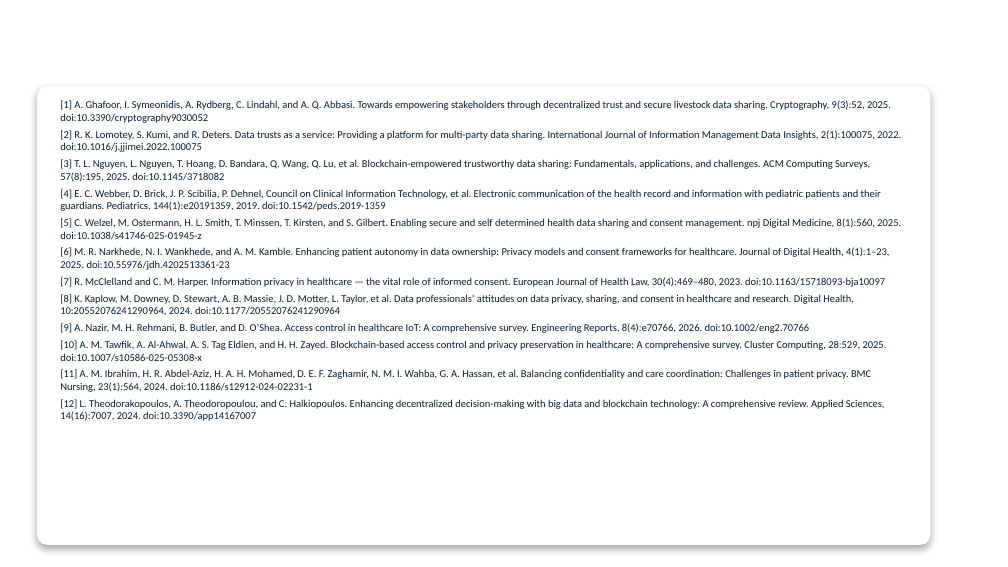
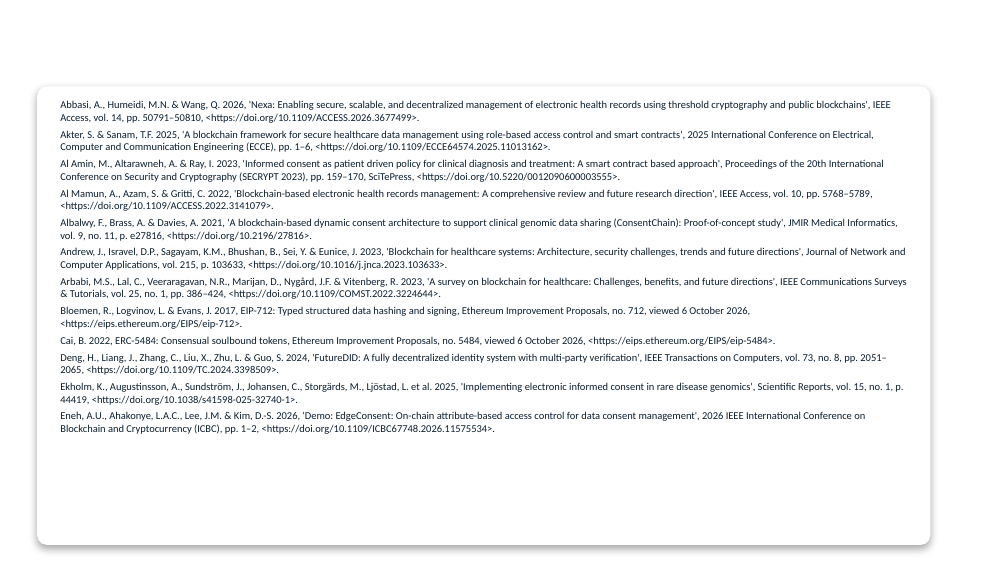
Before and after one commit to yasir12345678900/HealthRWA-Sepolia-Personal-try, a slide deck: slide 40 of docs/Yasir_Candidature_Reassessment_Slides_Simple.pptx. Drawn at 1008x567 pixels with LibreOffice and Linux fonts; fonts in the diff are those of the drawing; background and template pictures are left out. Boxes give left, top, right and bottom in pixels: in the first picture for what was removed or moved away, otherwise in the second. Text is boxed around its words. In the diff, an @@ line names an element or a change of style, - is before the commit and + after.

```diff
--- a/docs/Yasir_Candidature_Reassessment_Slides_Simple.pptx
+++ b/docs/Yasir_Candidature_Reassessment_Slides_Simple.pptx
@@ text at (60, 100, 907, 434): text changed @@
-[1] A. Ghafoor, I. Symeonidis, A. Rydberg, C. Lindahl, and A. Q. Abbasi. Towards empowering stakeholders through decentralized trust and secure livestock data sharing. Cryptography, 9(3):52, 2025. doi:10.3390/cryptography9030052
-[2] R. K. Lomotey, S. Kumi, and R. Deters. Data trusts as a service: Providing a platform for multi-party data sharing. International Journal of Information Management Data Insights, 2(1):100075, 2022. doi:10.1016/j.jjimei.2022.100075
-[3] T. L. Nguyen, L. Nguyen, T. Hoang, D. Bandara, Q. Wang, Q. Lu, et al. Blockchain-empowered trustworthy data sharing: Fundamentals, applications, and challenges. ACM Computing Surveys, 57(8):195, 2025. doi:10.1145/3718082
-[4] E. C. Webber, D. Brick, J. P. Scibilia, P. Dehnel, Council on Clinical Information Technology, et al. Electronic communication of the health record and information with pediatric patients and their guardians. Pediatrics, 144(1):e20191359, 2019. doi:10.1542/peds.2019-1359
-[5] C. Welzel, M. Ostermann, H. L. Smith, T. Minssen, T. Kirsten, and S. Gilbert. Enabling secure and self determined health data sharing and consent management. npj Digital Medicine, 8(1):560, 2025. doi:10.1038/s41746-025-01945-z
-[6] M. R. Narkhede, N. I. Wankhede, and A. M. Kamble. Enhancing patient autonomy in data ownership: Privacy models and consent frameworks for healthcare. Journal of Digital Health, 4(1):1–23, 2025. doi:10.55976/jdh.4202513361-23
-[7] R. McClelland and C. M. Harper. Information privacy in healthcare — the vital role of informed consent. European Journal of Health Law, 30(4):469–480, 2023. doi:10.1163/15718093-bja10097
-[8] K. Kaplow, M. Downey, D. Stewart, A. B. Massie, J. D. Motter, L. Taylor, et al. Data professionals’ attitudes on data privacy, sharing, and consent in healthcare and research. Digital Health, 10:20552076241290964, 2024. doi:10.1177/20552076241290964
-[9] A. Nazir, M. H. Rehmani, B. Butler, and D. O’Shea. Access control in healthcare IoT: A comprehensive survey. Engineering Reports, 8(4):e70766, 2026. doi:10.1002/eng2.70766
-[10] A. M. Tawfik, A. Al-Ahwal, A. S. Tag Eldien, and H. H. Zayed. Blockchain-based access control and privacy preservation in healthcare: A comprehensive survey. Cluster Computing, 28:529, 2025. doi:10.1007/s10586-025-05308-x
-[11] A. M. Ibrahim, H. R. Abdel-Aziz, H. A. H. Mohamed, D. E. F. Zaghamir, N. M. I. Wahba, G. A. Hassan, et al. Balancing confidentiality and care coordination: Challenges in patient privacy. BMC Nursing, 23(1):564, 2024. doi:10.1186/s12912-024-02231-1
-[12] L. Theodorakopoulos, A. Theodoropoulou, and C. Halkiopoulos. Enhancing decentralized decision-making with big data and blockchain technology: A comprehensive review. Applied Sciences, 14(16):7007, 2024. doi:10.3390/app14167007
+Abbasi, A., Humeidi, M.N. & Wang, Q. 2026, 'Nexa: Enabling secure, scalable, and decentralized management of electronic health records using threshold cryptography and public blockchains', IEEE Access, vol. 14, pp. 50791–50810, <https://doi.org/10.1109/ACCESS.2026.3677499>.
+Akter, S. & Sanam, T.F. 2025, 'A blockchain framework for secure healthcare data management using role-based access control and smart contracts', 2025 International Conference on Electrical, Computer and Communication Engineering (ECCE), pp. 1–6, <https://doi.org/10.1109/ECCE64574.2025.11013162>.
+Al Amin, M., Altarawneh, A. & Ray, I. 2023, 'Informed consent as patient driven policy for clinical diagnosis and treatment: A smart contract based approach', Proceedings of the 20th International Conference on Security and Cryptography (SECRYPT 2023), pp. 159–170, SciTePress, <https://doi.org/10.5220/0012090600003555>.
+Al Mamun, A., Azam, S. & Gritti, C. 2022, 'Blockchain-based electronic health records management: A comprehensive review and future research direction', IEEE Access, vol. 10, pp. 5768–5789, <https://doi.org/10.1109/ACCESS.2022.3141079>.
+Albalwy, F., Brass, A. & Davies, A. 2021, 'A blockchain-based dynamic consent architecture to support clinical genomic data sharing (ConsentChain): Proof-of-concept study', JMIR Medical Informatics, vol. 9, no. 11, p. e27816, <https://doi.org/10.2196/27816>.
+Andrew, J., Isravel, D.P., Sagayam, K.M., Bhushan, B., Sei, Y. & Eunice, J. 2023, 'Blockchain for healthcare systems: Architecture, security challenges, trends and future directions', Journal of Network and Computer Applications, vol. 215, p. 103633, <https://doi.org/10.1016/j.jnca.2023.103633>.
+Arbabi, M.S., Lal, C., Veeraragavan, N.R., Marijan, D., Nygård, J.F. & Vitenberg, R. 2023, 'A survey on blockchain for healthcare: Challenges, benefits, and future directions', IEEE Communications Surveys & Tutorials, vol. 25, no. 1, pp. 386–424, <https://doi.org/10.1109/COMST.2022.3224644>.
+Bloemen, R., Logvinov, L. & Evans, J. 2017, EIP-712: Typed structured data hashing and signing, Ethereum Improvement Proposals, no. 712, viewed 6 October 2026, <https://eips.ethereum.org/EIPS/eip-712>.
+Cai, B. 2022, ERC-5484: Consensual soulbound tokens, Ethereum Improvement Proposals, no. 5484, viewed 6 October 2026, <https://eips.ethereum.org/EIPS/eip-5484>.
+Deng, H., Liang, J., Zhang, C., Liu, X., Zhu, L. & Guo, S. 2024, 'FutureDID: A fully decentralized identity system with multi-party verification', IEEE Transactions on Computers, vol. 73, no. 8, pp. 2051–2065, <https://doi.org/10.1109/TC.2024.3398509>.
+Ekholm, K., Augustinsson, A., Sundström, J., Johansen, C., Storgärds, M., Ljöstad, L. et al. 2025, 'Implementing electronic informed consent in rare disease genomics', Scientific Reports, vol. 15, no. 1, p. 44419, <https://doi.org/10.1038/s41598-025-32740-1>.
+Eneh, A.U., Ahakonye, L.A.C., Lee, J.M. & Kim, D.-S. 2026, 'Demo: EdgeConsent: On-chain attribute-based access control for data consent management', 2026 IEEE International Conference on Blockchain and Cryptocurrency (ICBC), pp. 1–2, <https://doi.org/10.1109/ICBC67748.2026.11575534>.
```
Also in this commit, not shown: 5 other slides changed, 13 other files.
